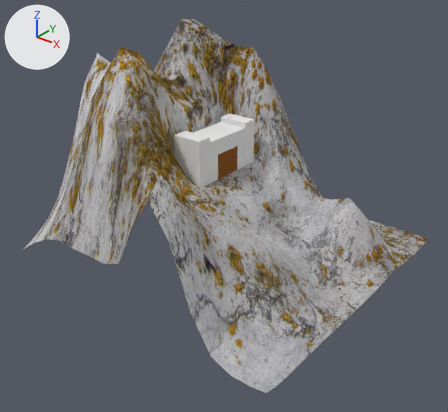
Two versions of the Blender file 00-filestructure/01-Models/SD-Berg.blend, one commit apart.
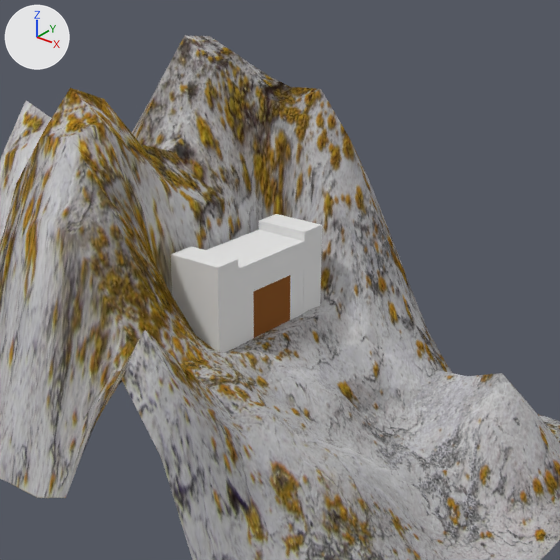
Each version is shown whole from a 50 mm lens placed at (16.92, -21.75, 15.83), pointed at (0.43, -1.14, 3.05), then close up on the part from 19% to 85% of the width and 0% to 72% of the height. Every picture has the same lights, and +X, +Y and +Z are marked at upper left.

Names of what the first close-up shows: 'Plane', 'Schloss'.
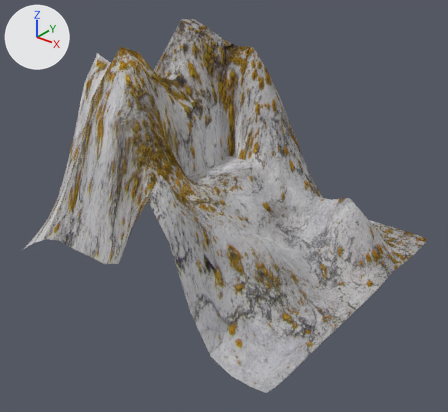
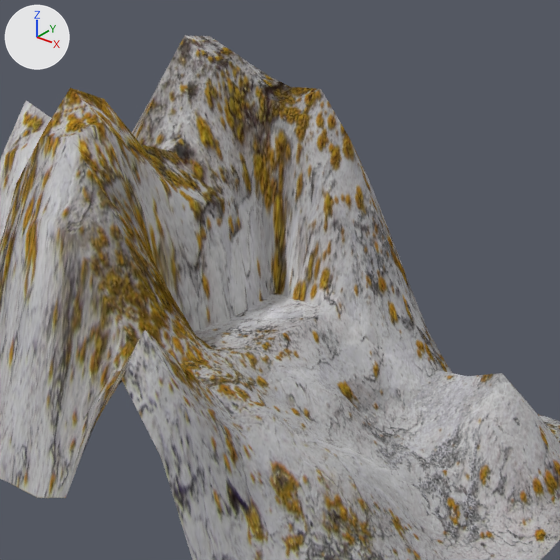
Where the change shows, as pixel boxes [x1, y1, x2, y2] in the close-ups (560 x 560 px):
'Schloss', deleted
    before: [171, 214, 322, 352]

The change in detail:
Object 'Schloss' (ob_schloss) is deleted.
Object 'Tür links' (ob_tür_links) is deleted.
Object 'Tür rechts' (ob_tür_rechts) is deleted.
Object 'Cube.004' (ob_cube_004) is deleted.
Object 'Cube.003' (ob_cube_003) is deleted.
Object 'Plane.001' (ob_plane_001) is deleted.
Object 'Cube.002' (ob_cube_002) is deleted.
Object 'Cube.001' (ob_cube_001) is deleted.
Object 'Cube' (ob_cube) is deleted.
